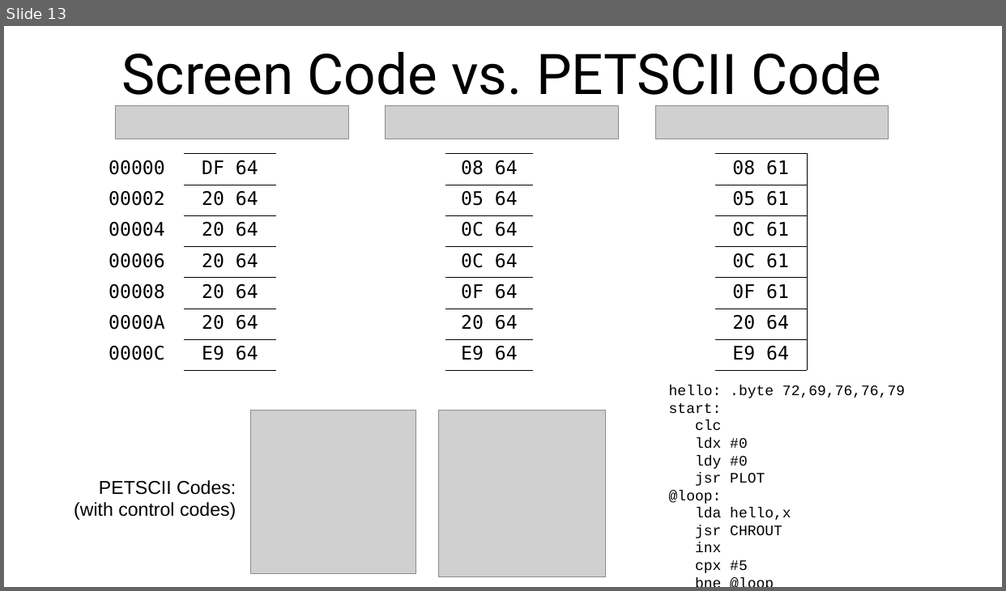
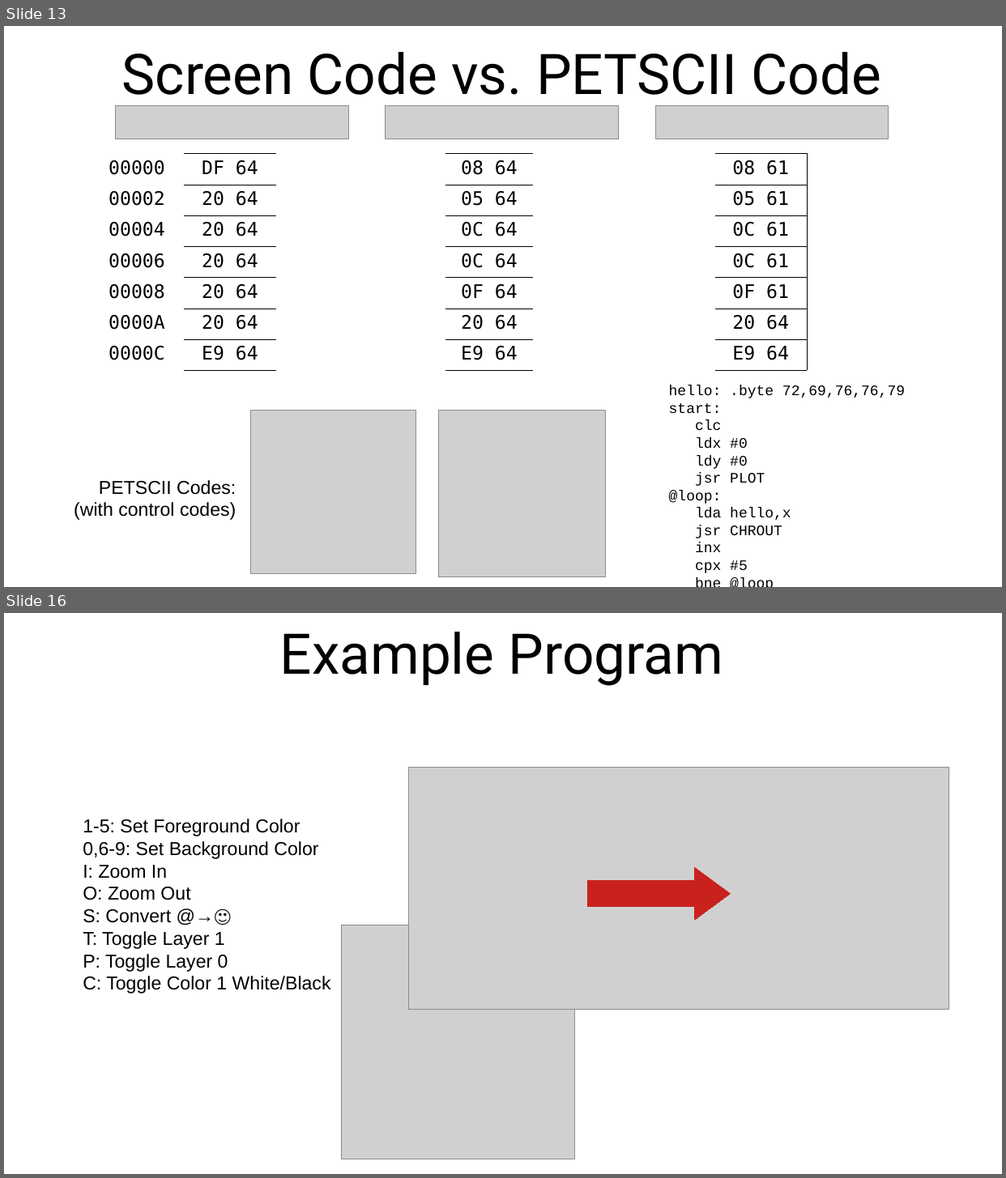
Before and after one commit to SlithyMatt/x16-assembly-tutorial, a slide deck: Lesson9/Lesson9.odp. Shown one above the other, each under a label of ours: slide 13 before the commit, slides 13 and 16 after it; the slides between them are not shown. The pictures are 1006x591 and 1006x1178 pixels, drawn with LibreOffice and Linux fonts; fonts in the diff are those of the drawing; grey boxes stand for pictures. Boxes give left, top, right and bottom in pixels: in the first picture for what was removed or moved away, otherwise in the second. Text is boxed around its words. In the diff, an @@ line names an element or a change of style, - is before the commit and + after.

Commit message:
finished Lesson 9 slides, started program

```diff
--- a/Lesson9/Lesson9.odp
+++ b/Lesson9/Lesson9.odp
@@ slide 16 added at [4,613,1002,1174], background #FFFFFF @@
@@ title added at [280,632,723,686], 54 pt, text #000000 @@
+Example Program
@@ picture added at [408,767,948,1010] @@
@@ text added at [83,819,331,994], 18 pt, text #000000 @@
+1-5: Set Foreground Color
+0,6-9: Set Background Color
+I: Zoom In
+O: Zoom Out
+S: Convert @→🙂
+T: Toggle Layer 1
+P: Toggle Layer 0
+C: Toggle Color 1 White/Black
@@ right arrow added at [588,867,731,920], fill #C9211E, outline #C9211E 0 pt @@
@@ picture added at [341,925,574,1159] @@
```
Also in this commit, not shown: 1 slide changed, 1 other slide added, 1 slide removed, 1 other file.
